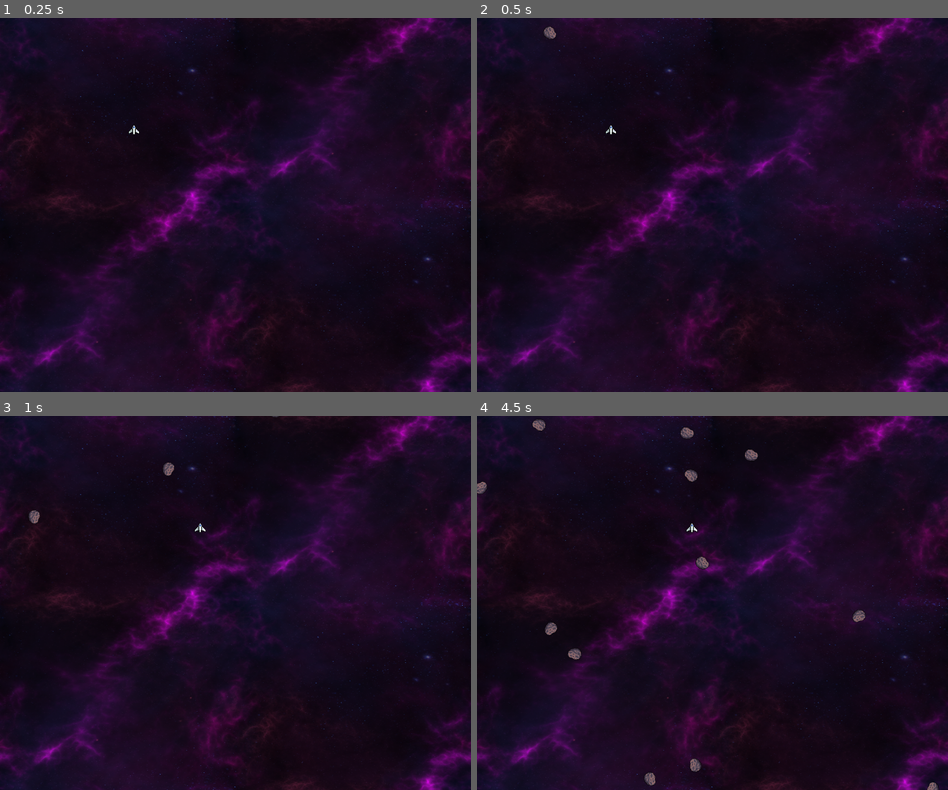
Above: before the commit, frames 1-4 (two rows, left to right).
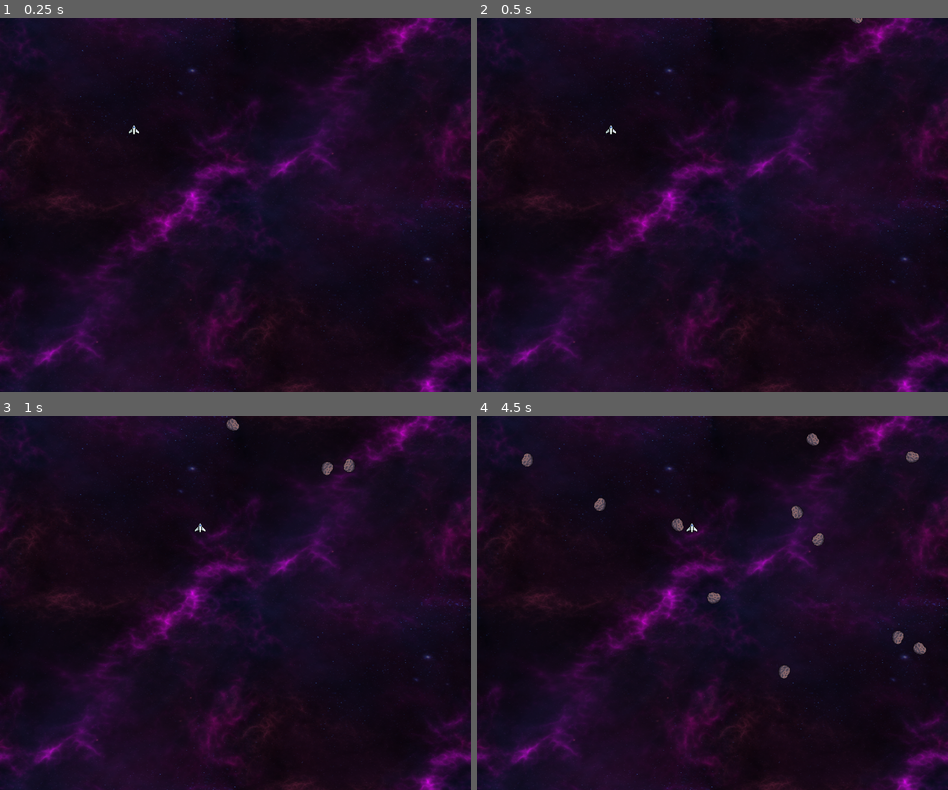
Above: after the commit, the same moments.

Repository: Smart-Jellyfish/SpaceShooter
Game: Godot game, scene res://Scenes/Level/level.tscn
The game is run twice, just before and just after one commit, with the same random seed, the same clock (stepped at 60 frames per second) and the same inputs.
Inputs:
- Up to frame 1 (0.25 s): no input
- Up to frame 2 (0.5 s): no input
- Up to frame 3 (1 s): tap Enter (Fire Secondary) at 0.5 s; hold Right (Right) from 0.53 s (still down); hold Space (Fire Primary) from 0.53 s (still down)
- Up to frame 4 (4.5 s): release Right (Right) at 1.28 s; release Space (Fire Primary) at 1.28 s; hold Down (Down) 1.28-2.03 s; tap Enter (Fire Secondary) at 1.35, 2.85, 4.35 s; hold Right (Right) 2.03-2.78 s; hold Space (Fire Primary) 2.03-2.78 s; hold Up (Up) 2.78-3.53 s; hold Space (Fire Primary) 3.53-4.28 s; hold Left (Left) from 3.53 s (still down)

Frame 1 is identical in both runs. In frame 2, less than 0.1% of the frame differs, in the area x 14-82%, y 0-6%; in frame 3, 0.3%; in frame 4, 1.5%, in the area x 0-98%, y 0-100%.

Commit message:
Changed Meteor to Asteroid

Diff:
--- a/Scenes/Meteor/meteor.gd
+++ b/Scenes/Asteroid/asteroid.gd
@@ -33,7 +33,6 @@
 	else:
 		rotation += -1 * rotation_speed * delta
 
-
 func _on_visible_on_screen_notifier_2d_screen_exited():
 	print("destroying asteroid")
 	call_deferred("free")
--- a/Scenes/Meteor/meteor.tscn
+++ b/Scenes/Asteroid/asteroid.tscn
@@ -1,16 +1,16 @@
 [gd_scene load_steps=4 format=3 uid="uid://qb0u7fvksco"]
 
-[ext_resource type="Texture2D" uid="uid://5448ahs1div6" path="res://Assets/Images/Asteroids/Asteroid 01 - Base.png" id="1_gjjk4"]
-[ext_resource type="Script" path="res://Scenes/Meteor/meteor.gd" id="1_wdrnm"]
+[ext_resource type="Script" path="res://Scenes/Asteroid/asteroid.gd" id="1_klvey"]
+[ext_resource type="Texture2D" uid="uid://5448ahs1div6" path="res://Assets/Images/Asteroids/Asteroid 01 - Base.png" id="2_btryc"]
 
 [sub_resource type="CircleShape2D" id="CircleShape2D_h1nsi"]
 radius = 18.0
 
-[node name="Meteor" type="Area2D"]
-script = ExtResource("1_wdrnm")
+[node name="Asteroid" type="Area2D"]
+script = ExtResource("1_klvey")
 
 [node name="Sprite2D" type="Sprite2D" parent="."]
-texture = ExtResource("1_gjjk4")
+texture = ExtResource("2_btryc")
 
 [node name="CollisionShape2D" type="CollisionShape2D" parent="."]
 position = Vector2(-1, 0)
--- a/Scenes/Level/level.gd
+++ b/Scenes/Level/level.gd
@@ -1,6 +1,6 @@
 extends Node2D
 
-var meteor_scene: PackedScene = load("res://Scenes/Meteor/meteor.tscn")
+var asteroid_scene: PackedScene = load("res://Scenes/Asteroid/asteroid.tscn")
 
 # Called when the node enters the scene tree for the first time.
 func _ready():
@@ -67,5 +67,5 @@
 
 
 func _on_timer_timeout():
-	var meteor = meteor_scene.instantiate()
-	$Meteors.add_child(meteor)
+	var asteroid = asteroid_scene.instantiate()
+	$Asteroids.add_child(asteroid)
--- a/Scenes/Level/level.tscn
+++ b/Scenes/Level/level.tscn
@@ -56,6 +56,6 @@
 [node name="CollisionShape2D" type="CollisionShape2D" parent="Borders/RightBorder"]
 shape = SubResource("RectangleShape2D_tt652")
 
-[node name="Meteors" type="Node2D" parent="."]
+[node name="Asteroids" type="Node2D" parent="."]
 
 [connection signal="timeout" from="Timer" to="." method="_on_timer_timeout"]
--- a/Scenes/Player/player.gd
+++ b/Scenes/Player/player.gd
@@ -3,20 +3,18 @@
 #
 
 # Player Health
-#	100% = Main Ship - Base - Full health.png
-#
+#	> 81% = Main Ship - Base - Full health.png
+# 	< 80% = Main Ship - Base Slight damage.png
+#	< 60% = Main Ship - Base Damaged.png
 #	< 20% = Main Ship - Base - Very Damaged
 
-const SPEED = 400.0
+const SPEED :float = 400.0
 
 func _process(delta):
 	var input_direction = Input.get_vector("Left", "Right", "Up", "Down")
 	velocity = input_direction * SPEED
 	move_and_slide()
 
-#	var action_key = Input.ge
-
-
 func _input(event):
 	if event.is_action_pressed("Fire Primary"):
 		print("Firing primary")
